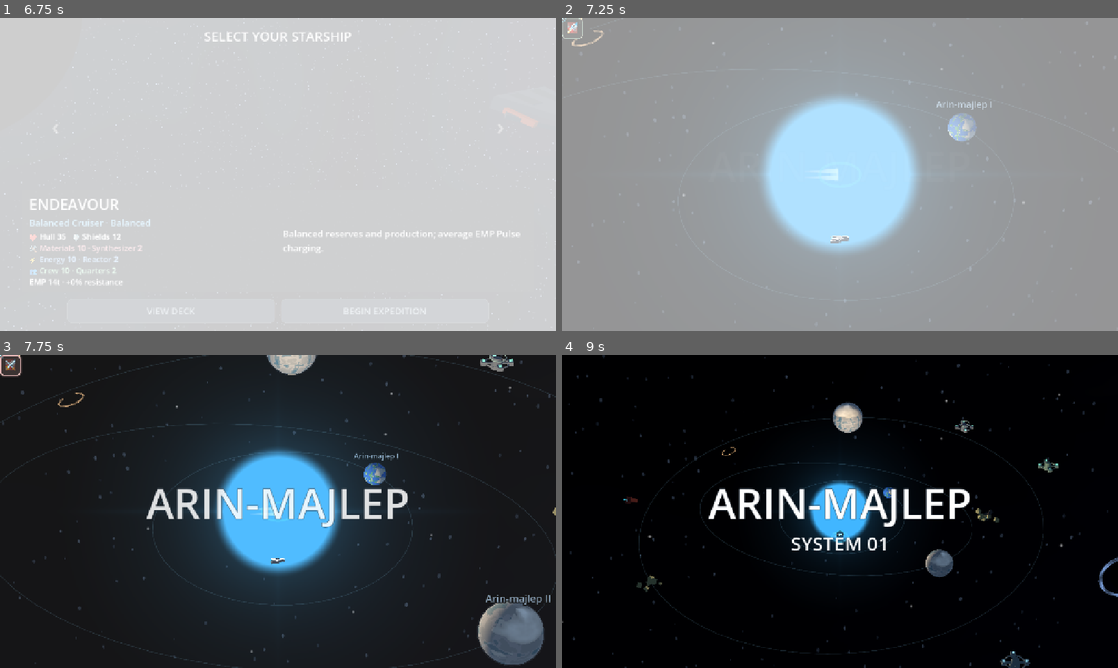
Above: before the commit, frames 1-4 (two rows, left to right).
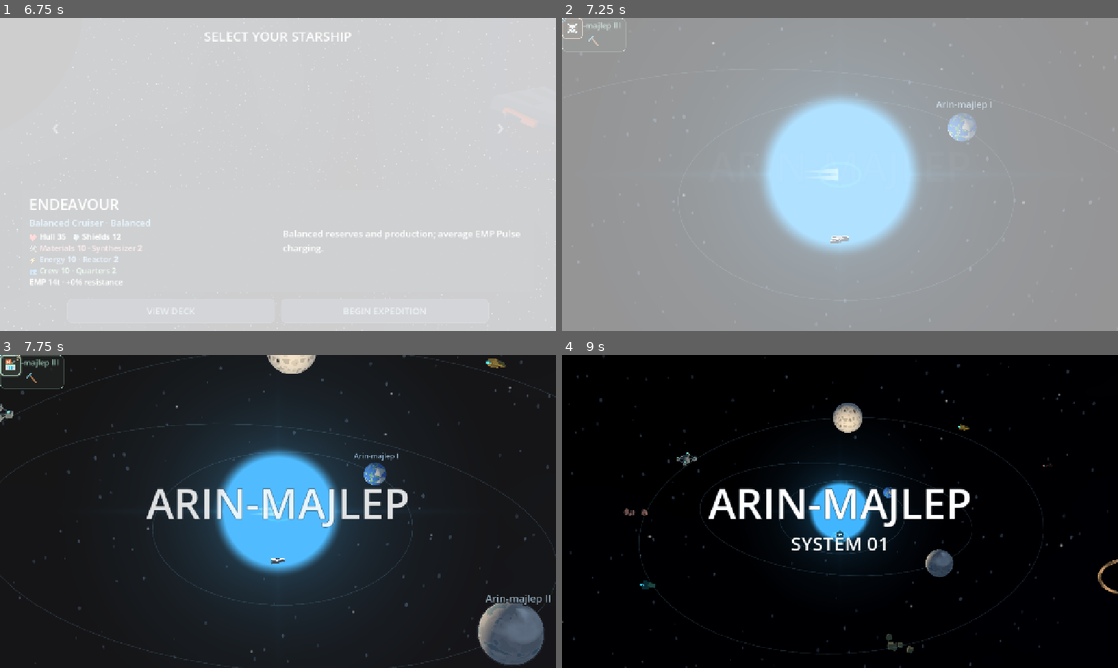
Above: after the commit, the same moments.

Repository: RPGMaster2000/arcospace
Game: Godot game, scene res://scenes/battle_setup.tscn
Two runs of this game, one before a commit and one after it. Both use one fixed random seed, a clock stepped at 60 frames per second and the inputs below. Sound files missing from this copy of the repository are replaced by a short silence.
Inputs (mouse positions are in pixels of both pictures, inside the frame that each line leads up to):
- Up to frame 1 (6.75 s): tap Enter (ui_accept) at 0.5, 0.77, 4.52, 5 s; move the mouse to (400, 158) at 0.52 s; hold Right (ui_right) 0.53-1.25 s; tap Tab at 0.6, 2.1, 4.35, 5.85 s; click (400, 158) at 0.67 s; drag from (166, 190) to (250, 237) at 1.27 s; move the mouse to (333, 105) at 2.02 s; hold Right (ui_right) 2.03-2.75 s; drag from (250, 237) to (111, 127) at 2.77 s; click "BEGIN EXPEDITION" at 3.5 s; move the mouse to (444, 221) at 4.27 s; hold Left (ui_left) 4.28-5 s; drag from (111, 127) to (194, 96) at 5.02 s; move the mouse to (305, 174) at 5.77 s; hold Down (ui_down) 5.78-6.5 s; click (305, 174) at 5.92 s; drag from (194, 96) to (166, 190) at 6.52 s
- Up to frame 2 (7.25 s): no input
- Up to frame 3 (7.75 s): move the mouse to (400, 495) at 7.27 s; hold Up (ui_up) from 7.28 s (still down); tap Tab at 7.35 s; tap Enter (ui_accept) at 7.52 s
- Up to frame 4 (9 s): release Up (ui_up) at 8 s; drag from (728, 527) to (812, 574) at 8.02 s; move the mouse to (895, 442) at 8.77 s; hold Down (ui_down) from 8.78 s (still down); tap Tab at 8.85 s

Frame 1 is identical in both runs. In frame 2, 0.2% of the frame differs, in the area x 0-12%, y 0-11%; in frame 3, 0.9%; in frame 4, 1.2%, in the area x 11-100%, y 14-100%.

Commit message:
Rebalance expedition combat pressure and progression

Diff:
--- a/encounters/expedition_rules.tres
+++ b/encounters/expedition_rules.tres
@@ -37,10 +37,10 @@
 production_price_acceleration = 5
 pois = Array[ExtResource("Poi")]([ExtResource("0"), ExtResource("1"), ExtResource("2"), ExtResource("3"), ExtResource("5"), ExtResource("H0"), ExtResource("H1"), ExtResource("H2"), ExtResource("H3"), ExtResource("H4"), ExtResource("Raider")])
 encounters_per_system = 9
-minimum_battles = 1
-maximum_battles = 3
-minimum_ordinary = 4
-maximum_ordinary = 6
+minimum_battles = 2
+maximum_battles = 4
+minimum_ordinary = 3
+maximum_ordinary = 5
 maximum_hazardous = 3
 destruction_salvage = 10
 max_deck_identities = 36
